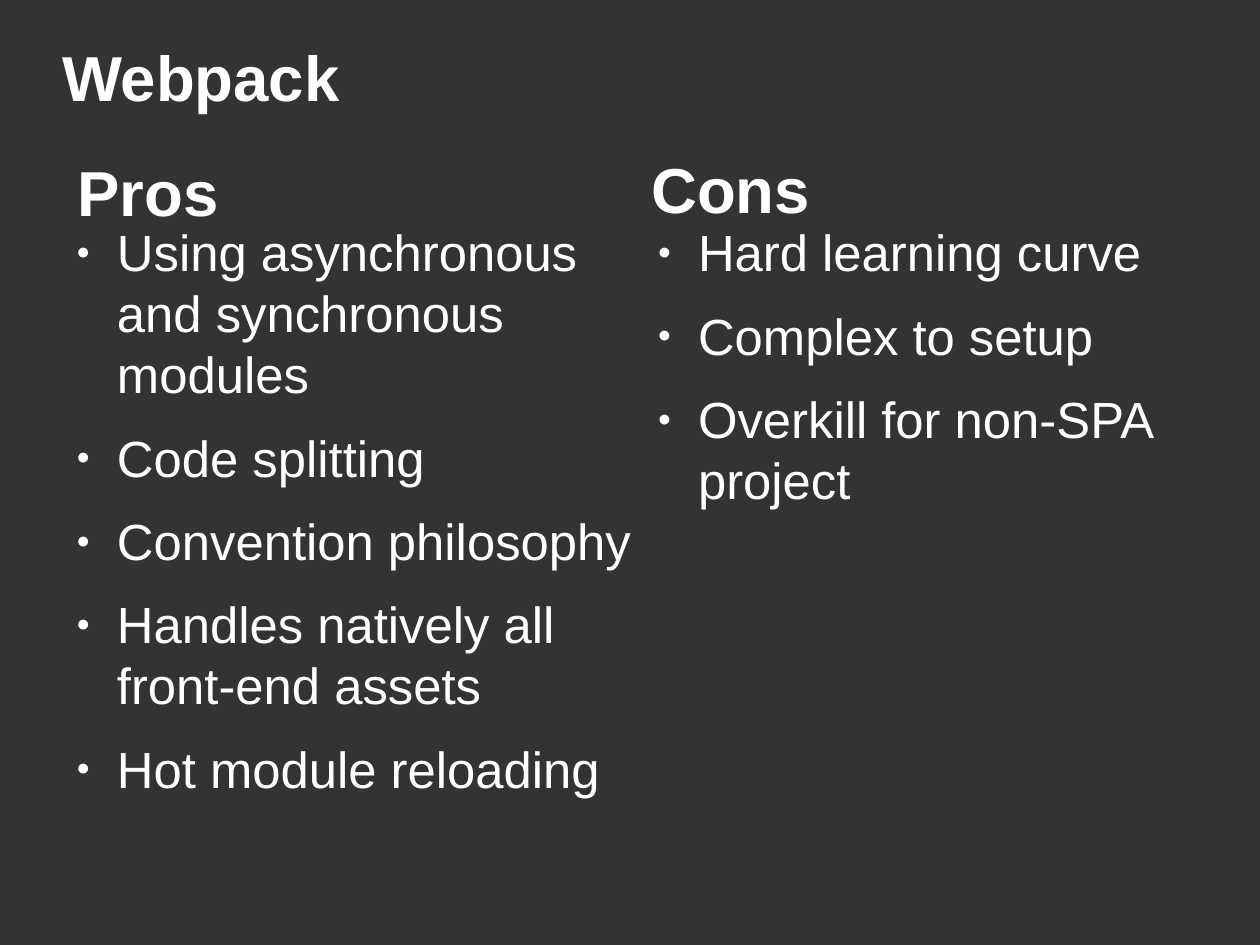
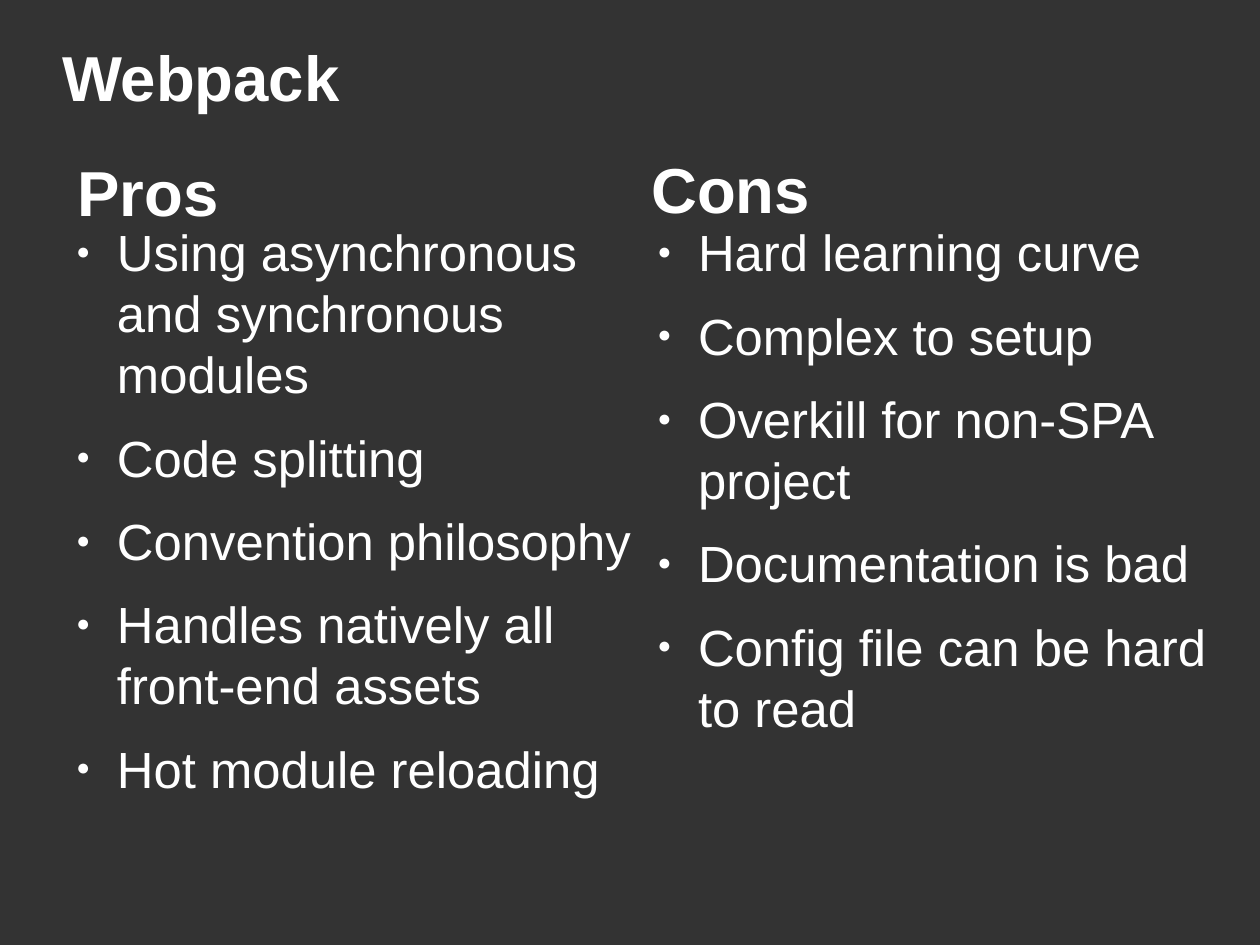
Before and after one commit to DanYellow/misc-tests, a slide deck: slide 34 of webpack-presentation-examples/webpack-presentation.odp (slide 45 before the commit). Drawn at 1260x945 pixels with LibreOffice and Linux fonts; fonts in the diff are those of the drawing. Boxes give left, top, right and bottom in pixels: in the first picture for what was removed or moved away, otherwise in the second. Text is boxed around its words. In the diff, an @@ line names an element or a change of style, - is before the commit and + after.

```diff
--- a/webpack-presentation-examples/webpack-presentation.odp
+++ b/webpack-presentation-examples/webpack-presentation.odp
@@ text at (x1=698, y1=545, x2=1206, y2=728): paragraphs added @@
+● Documentation is bad
+● Config file can be hard to read
```
Also in this commit, not shown: 4 other slides changed, 7 slides added, 22 other files.
